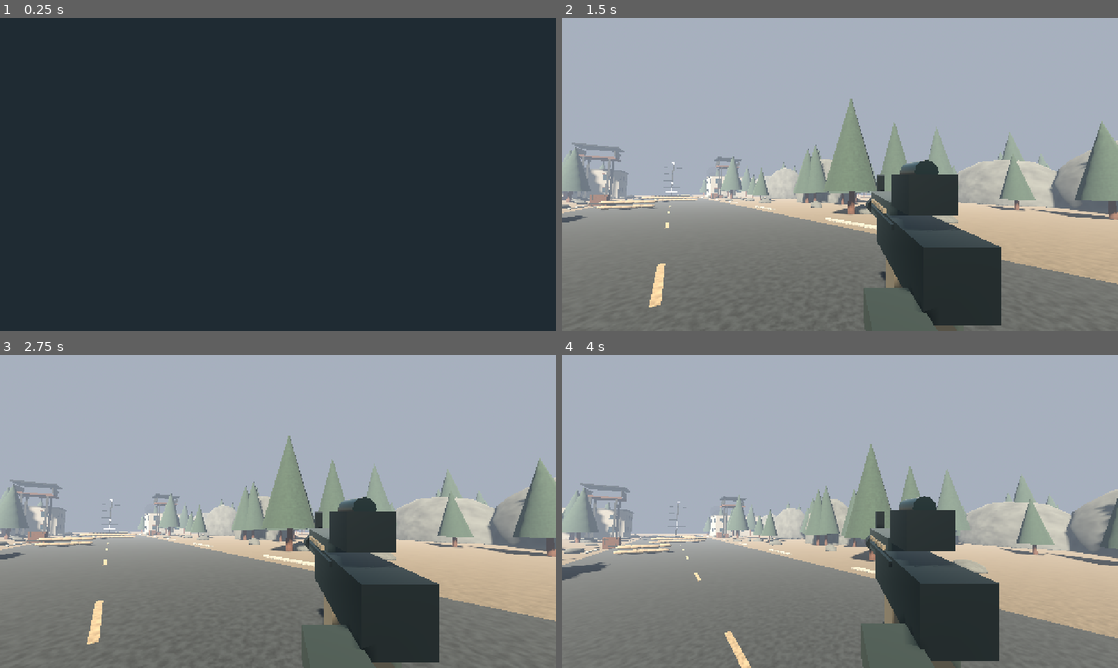
Above: before the commit, frames 1-4 (two rows, left to right).
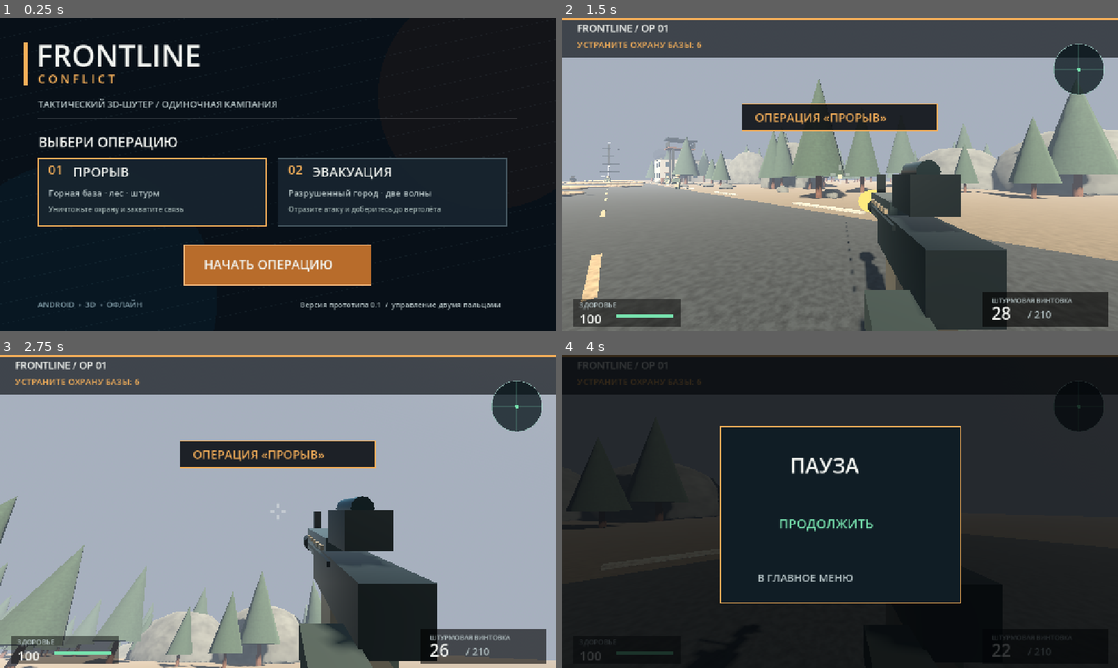
Above: after the commit, the same moments.

Repository: Mihail9990/Ttt
Game: Godot game, scene res://scenes/Main.tscn
The game is run twice, just before and just after one commit, with the same random seed, the same clock (stepped at 60 frames per second) and the same inputs.
Inputs (mouse positions are in pixels of both pictures, inside the frame that each line leads up to):
- Up to frame 1 (0.25 s): no input
- Up to frame 2 (1.5 s): tap Enter at 0.5 s; move the mouse to (962, 158) at 0.52 s; hold D 0.53-1.25 s; tap P at 0.6 s; click (962, 158) at 0.67 s; tap Space at 0.77, 1.25 s; drag from (728, 190) to (812, 237) at 1.27 s
- Up to frame 3 (2.75 s): move the mouse to (333, 442) at 2.02 s; hold D from 2.03 s (still down); tap Enter at 2.1 s
- Up to frame 4 (4 s): release D at 2.75 s; drag from (812, 574) to (673, 464) at 2.77 s; move the mouse to (1006, 558) at 3.52 s; hold A from 3.53 s (still down); tap P at 3.6 s; tap Space at 3.77 s

The runs differ from the first frame. In frame 1, 69% of the frame differs, in the area x 0-100%, y 0-100%; in frame 2, 40%; in frame 3, 59%; in frame 4, 99%.
Error before the commit: Parse Error: Cannot infer the type of "destination" variable because the value doesn't have a set type. (res://scripts/soldier.gd:130)

Commit message:
Fix typed GDScript variables from Godot 4.5 compile checks

Diff:
--- a/frontline/scripts/soldier.gd
+++ b/frontline/scripts/soldier.gd
@@ -127,7 +127,7 @@
 
 func _attack(player: CharacterBody3D, distance: float) -> void:
     var origin := global_position + Vector3(0, 0.45, 0)
-    var destination := player.camera.global_position
+    var destination: Vector3 = player.camera.global_position
     var ray := PhysicsRayQueryParameters3D.create(origin, destination)
     ray.exclude = [get_rid()]
     var hit := get_world_3d().direct_space_state.intersect_ray(ray)
--- a/frontline/scripts/ui_surface.gd
+++ b/frontline/scripts/ui_surface.gd
@@ -62,7 +62,7 @@
     _text("ТАКТИЧЕСКИЙ 3D-ШУТЕР / ОДИНОЧНАЯ КАМПАНИЯ", 88, 206, 21, MUTED)
     draw_line(_pos(88, 231), _pos(1190, 231), Color(1,1,1,0.18), maxf(1.0,_scale()))
     _text("ВЫБЕРИ ОПЕРАЦИЮ", 88, 297, 31)
-    var first := hud.selected_mission == 0
+    var first: bool = hud.selected_mission == 0
     _panel(88, 323, 526, 155, Color(0.09,0.14,0.18,0.94), GOLD if first else Color("#465861"))
     _panel(640, 323, 526, 155, Color(0.09,0.14,0.18,0.94), GOLD if not first else Color("#465861"))
     _text("01", 111, 360, 29, GOLD)
@@ -96,7 +96,7 @@
     draw_circle(middle, 1.6 * _scale(), cross_col)
 
     # Objective marker: bearing and distance to extraction when accessible.
-    var remaining := hud.game.living_enemies()
+    var remaining: int = hud.game.living_enemies()
     if remaining == 0:
         var distance := int(player.global_position.distance_to(hud.game.extraction_position))
         _panel(499, 122, 282, 57, Color(0.03,0.10,0.12,0.67), GREEN)
@@ -140,7 +140,7 @@
 
 func _draw_mobile_controls() -> void:
     var scl := _scale()
-    var base := hud.joystick_anchor if hud.joystick_anchor != Vector2.ZERO and not hud.move_axis.is_zero_approx() else _pos(135, 520)
+    var base: Vector2 = hud.joystick_anchor if hud.joystick_anchor != Vector2.ZERO and not hud.move_axis.is_zero_approx() else _pos(135, 520)
     draw_circle(base, 76 * scl, Color(0.01,0.03,0.05,0.31))
     draw_arc(base, 76 * scl, 0, TAU, 32, Color(0.65,0.77,0.78,0.42), 2.0 * scl)
     draw_circle(base + hud.move_axis * 48.0 * scl, 31.0 * scl, Color(0.75,0.83,0.80,0.26))
